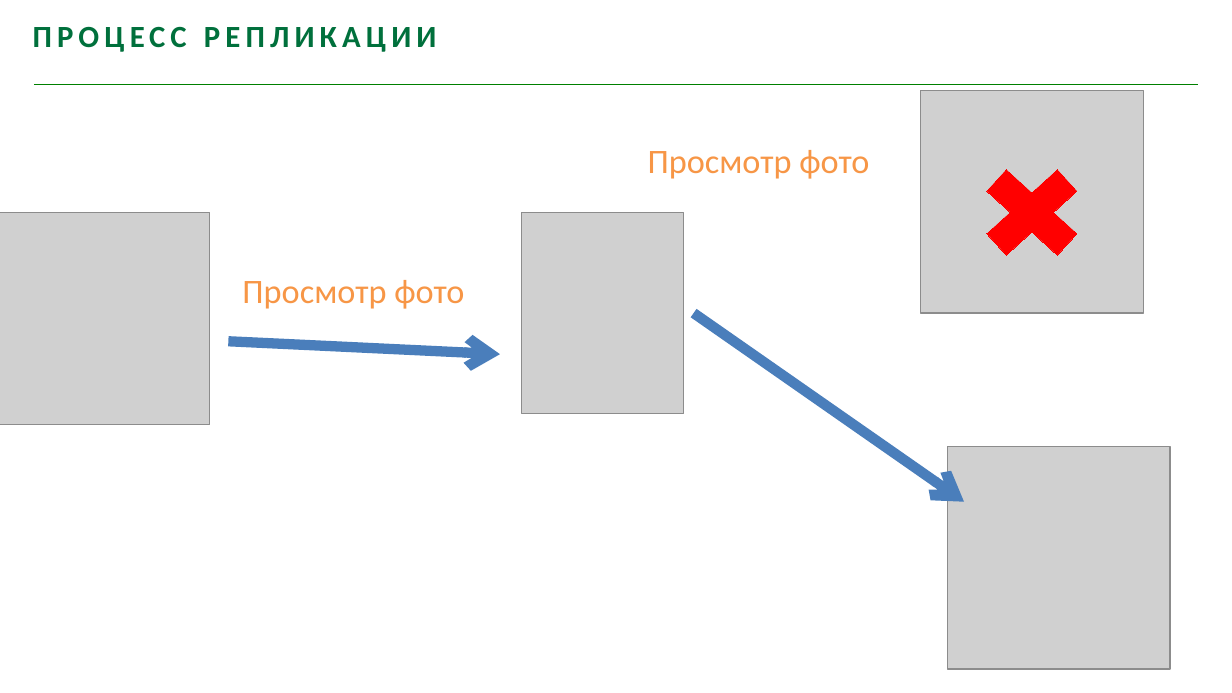
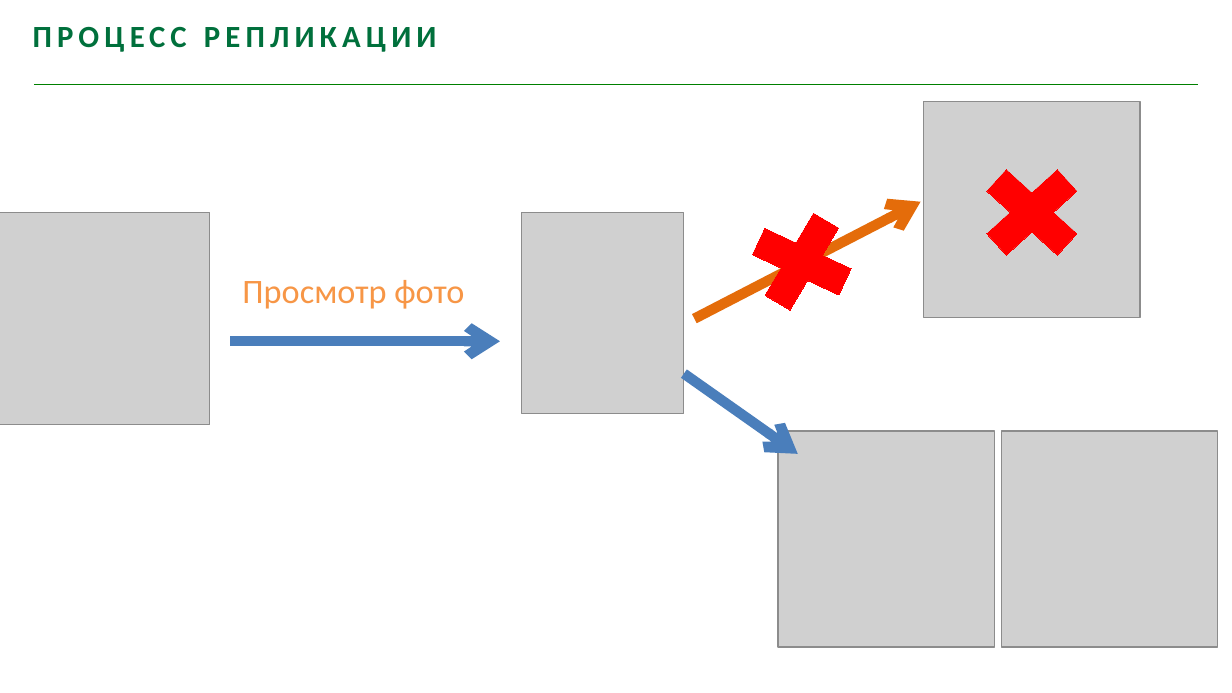
Before and after one commit to youhavebeenforked/JavaSchoolCourse, a slide deck: slide 21 of lessons/18_Hibernate/Лекция Distributed Systems.pptx (slide 24 before the commit). Drawn at 1232x693 pixels with LibreOffice and Linux fonts; fonts in the diff are those of the drawing; grey boxes stand for pictures; background and template pictures are left out. Boxes give left, top, right and bottom in pixels: in the first picture for what was removed or moved away, otherwise in the second. Text is boxed around its words. In the diff, an @@ line names an element or a change of style, - is before the commit and + after.

```diff
--- a/lessons/18_Hibernate/Лекция Distributed Systems.pptx
+++ b/lessons/18_Hibernate/Лекция Distributed Systems.pptx
@@ picture resized from (x1=920, y1=90, x2=1143, y2=313) to (x1=924, y1=101, x2=1141, y2=318) @@
@@ text removed at (x1=648, y1=150, x2=869, y2=179) @@
-Просмотр фото
@@ arrow added from (695, 319) to (920, 202), #E46C0A 6 pt @@
@@ cross added at (x1=719, y1=182, x2=885, y2=340), fill #FF0000, outline #FF0000 0 pt @@
@@ arrow moved from (228, 341) - (500, 355) to (230, 341) - (500, 341) @@
@@ arrow moved from (694, 313) - (963, 501) to (684, 373) - (798, 453) @@
@@ picture added at (x1=779, y1=431, x2=995, y2=648) @@
@@ picture resized from (x1=947, y1=446, x2=1170, y2=669) to (x1=1002, y1=431, x2=1218, y2=648) @@
```
Also in this commit, not shown: 27 other slides changed, 9 slides added, 12 slides removed.
